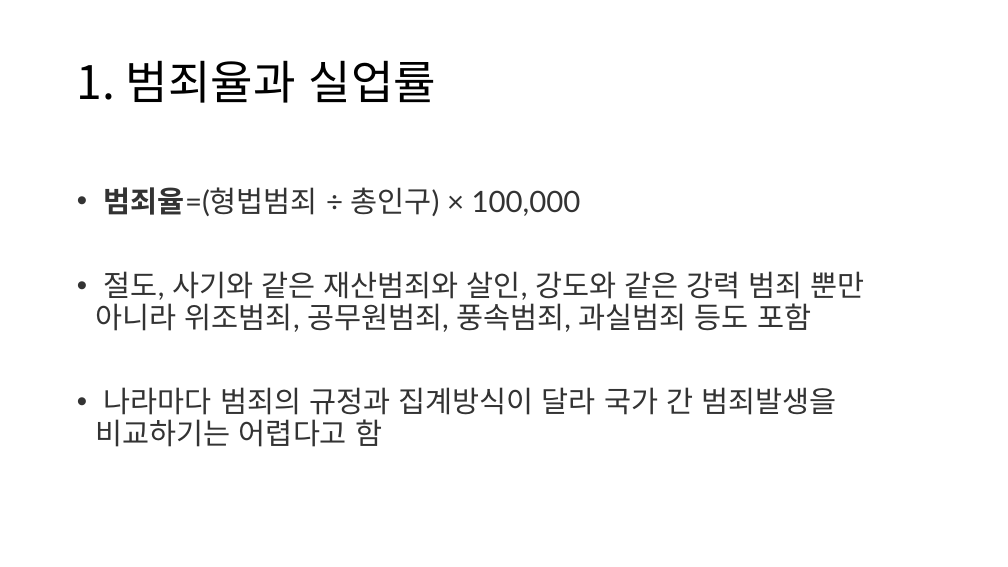
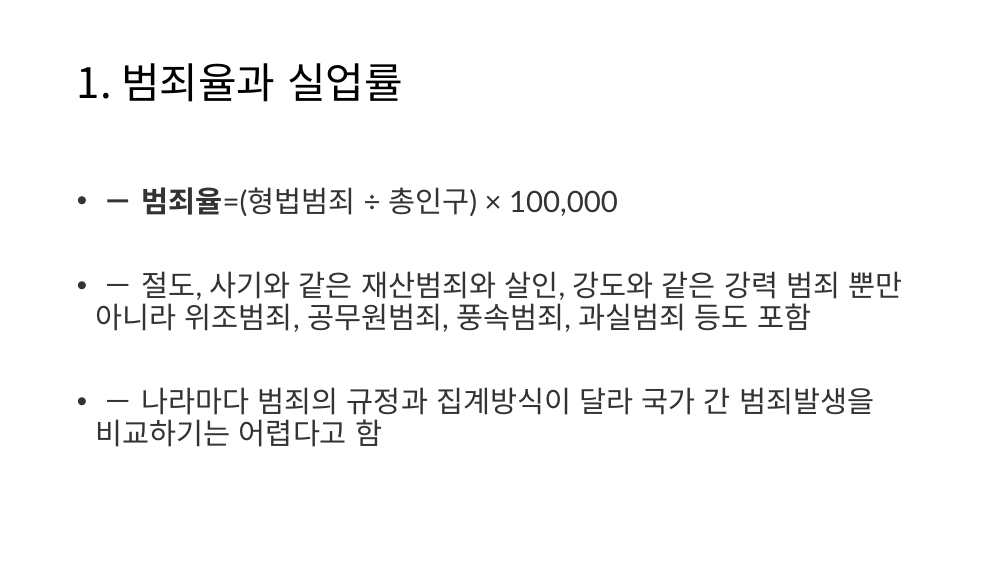
Before and after one commit to KDW8979/KDW, a slide deck: slide 2 of EX_PANDAS06/DAY05/범죄율과 경제지표의 상관관계.pptx. Drawn at 1008x567 pixels with LibreOffice and Linux fonts; fonts in the diff are those of the drawing. Boxes give left, top, right and bottom in pixels: in the first picture for what was removed or moved away, otherwise in the second. Text is boxed around its words. In the diff, an @@ line names an element or a change of style, - is before the commit and + after.

```diff
--- a/EX_PANDAS06/DAY05/범죄율과 경제지표의 상관관계.pptx
+++ b/EX_PANDAS06/DAY05/범죄율과 경제지표의 상관관계.pptx
@@ title "1. 범죄율과 실업률" at [77, 63, 403, 102]: size 44 to 40 pt @@
@@ text at [96, 187, 903, 447]: text changed @@
-• 범죄율=(형법범죄 ÷ 총인구) × 100,000
-• 절도, 사기와 같은 재산범죄와 살인, 강도와 같은 강력 범죄 뿐만 아니라 위조범죄, 공무원범죄, 풍속범죄, 과실범죄 등도 포함
-• 나라마다 범죄의 규정과 집계방식이 달라 국가 간 범죄발생을 비교하기는 어렵다고 함
+• － 범죄율=(형법범죄 ÷ 총인구) × 100,000
+• － 절도, 사기와 같은 재산범죄와 살인, 강도와 같은 강력 범죄 뿐만 아니라 위조범죄, 공무원범죄, 풍속범죄, 과실범죄 등도 포함
+• － 나라마다 범죄의 규정과 집계방식이 달라 국가 간 범죄발생을 비교하기는 어렵다고 함
```
Also in this commit, not shown: 8 other slides changed, 1 slide added, 21 other files.
